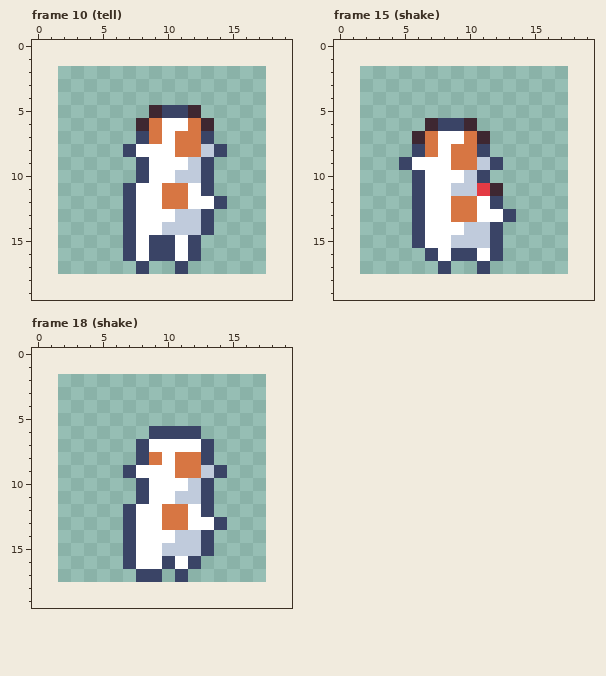
Two states of a pixel-art file, art/minis/dog-zippy@50.aseprite. The first picture shows the starting point.
16x16 pixels, 22 frames. Shown: frame 10 (tell), frame 15 (shake), frame 18 (shake). The old version is drawn lined up with the new one, on the new canvas. The commit also changed other frames, which this record leaves out.
Once edited:
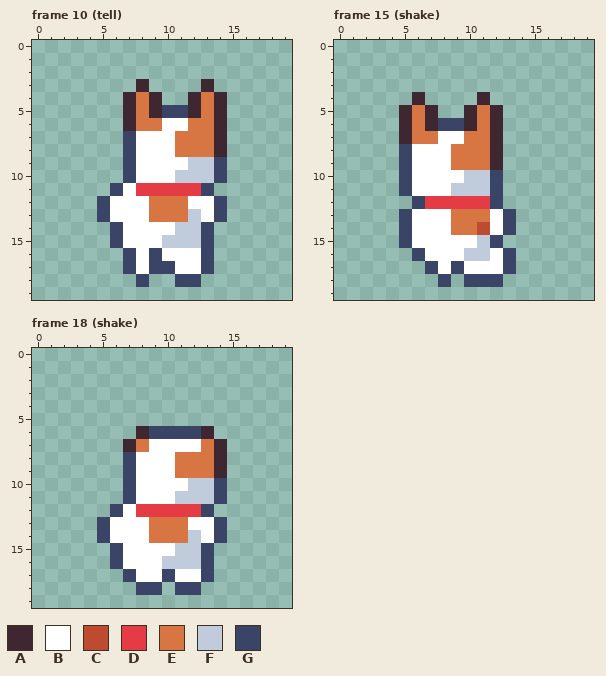
Palette (. is transparent): A #3e2731  B #ffffff  C #be4a2f  D #e43b44  E #d77643  F #c0cbdc  G #3a4466
Diff:
canvas 16x16 -> 20x20, the old top-left corner now at 2,2
Changed rows in their new state; - is an unchanged pixel.
Frame 10 (tell):
first column x 5:
 3 ---A----A-
 4 --AEA--AEA
 5 --AE----EA
 6 --AE----EA
 7 --GBB---EA
 8 --------EA
 9 --GB----FG
10 --GB----FG
11 -GBDDDDD--
12 GBB-E-----
13 GBB-EEE-BG
14 -GB--B----
15 -GB-BFFFG-
16 -----B-BG-
17 --GBGGBBG-
18 ---G--GG--
Frame 15 (shake):
first column x 5:
 4 -A----A--
 5 AEA--AEA-
 6 AE----EA-
 7 AE----EA-
 8 GBB---EA-
 9 ------EA-
10 GB----FG-
11 GB----FG-
12 --DDDDD--
13 GB----E--
14 GB--EECBG
15 GB--BB---
16 -GB-BFFBG
17 --GBGBBBG
18 ---G-GGG-
Frame 18 (shake):
first column x 5:
 6 ---A----A-
 7 --AE----EA
 8 --GBB---EA
 9 --------EA
10 --GB----FG
11 --GB----FG
12 -GBDDDDD--
13 GBB-E-----
14 GBB-EEE-BG
15 -GB--B----
16 -GB--FFFG-
17 --GBBGBBG-
18 ---GG-GG--
